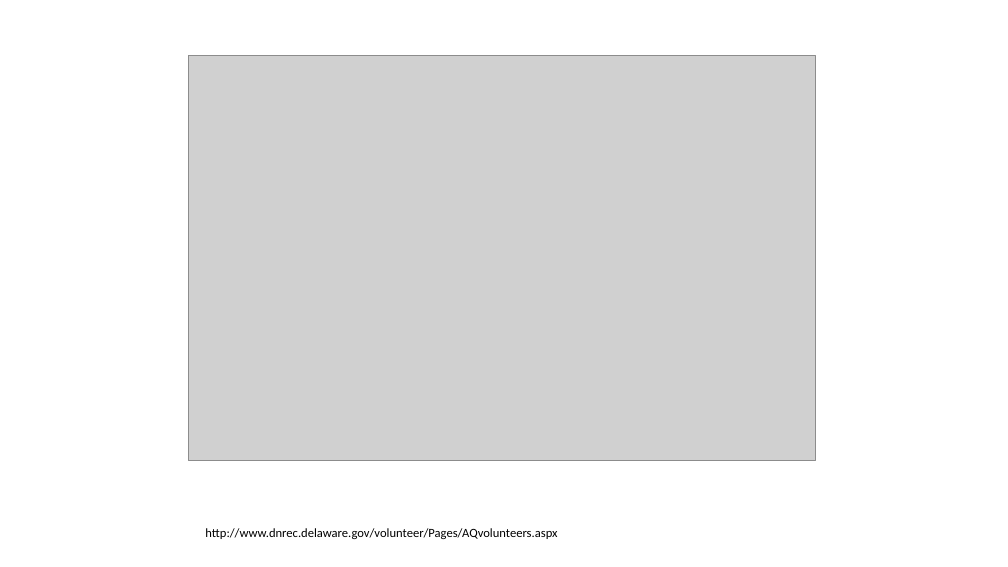
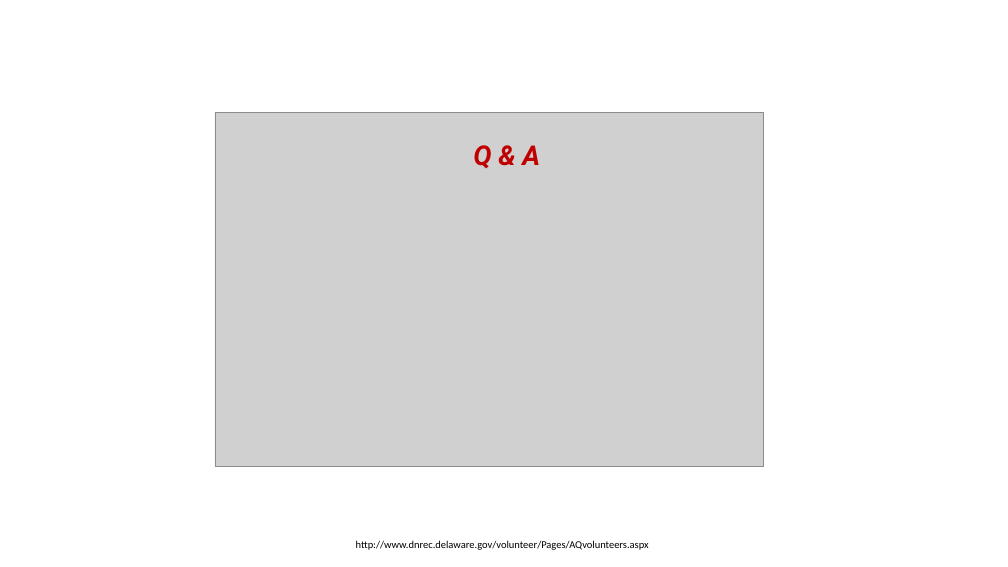
Before and after one commit to amxmongoose/City_Health, a slide deck: slide 9 of City_health_ppt.pptx (slide 3 before the commit). Drawn at 1008x567 pixels with LibreOffice and Linux fonts; fonts in the diff are those of the drawing; grey boxes stand for pictures. Boxes give left, top, right and bottom in pixels: in the first picture for what was removed or moved away, otherwise in the second. Text is boxed around its words. In the diff, an @@ line names an element or a change of style, - is before the commit and + after.

```diff
--- a/City_health_ppt.pptx
+++ b/City_health_ppt.pptx
@@ picture: place and size @@
-picture at box(188, 55, 816, 461)
+picture at box(215, 113, 764, 467)
@@ text added at box(473, 145, 540, 168), 26 pt, text #C00000, bold, italic @@
+Q & A
@@ text "http://www.dnrec.delaware.gov/volunteer/Pages/AQvolunteers.a ...": place and size @@
-text "http://www.dnrec.delaware.gov/volunteer/Pages/AQvolunteers.a ..." at box(205, 528, 557, 539)
+text "http://www.dnrec.delaware.gov/volunteer/Pages/AQvolunteers.a ..." at box(356, 540, 649, 550)
@@ text "http://www.dnrec.delaware.gov/volunteer/Pages/AQvolunteers.a ..." at box(356, 540, 649, 550): size 12 to 10 pt @@
```
Also in this commit, not shown: 1 other slide changed, 7 slides added, 1 slide removed, 15 other files.
